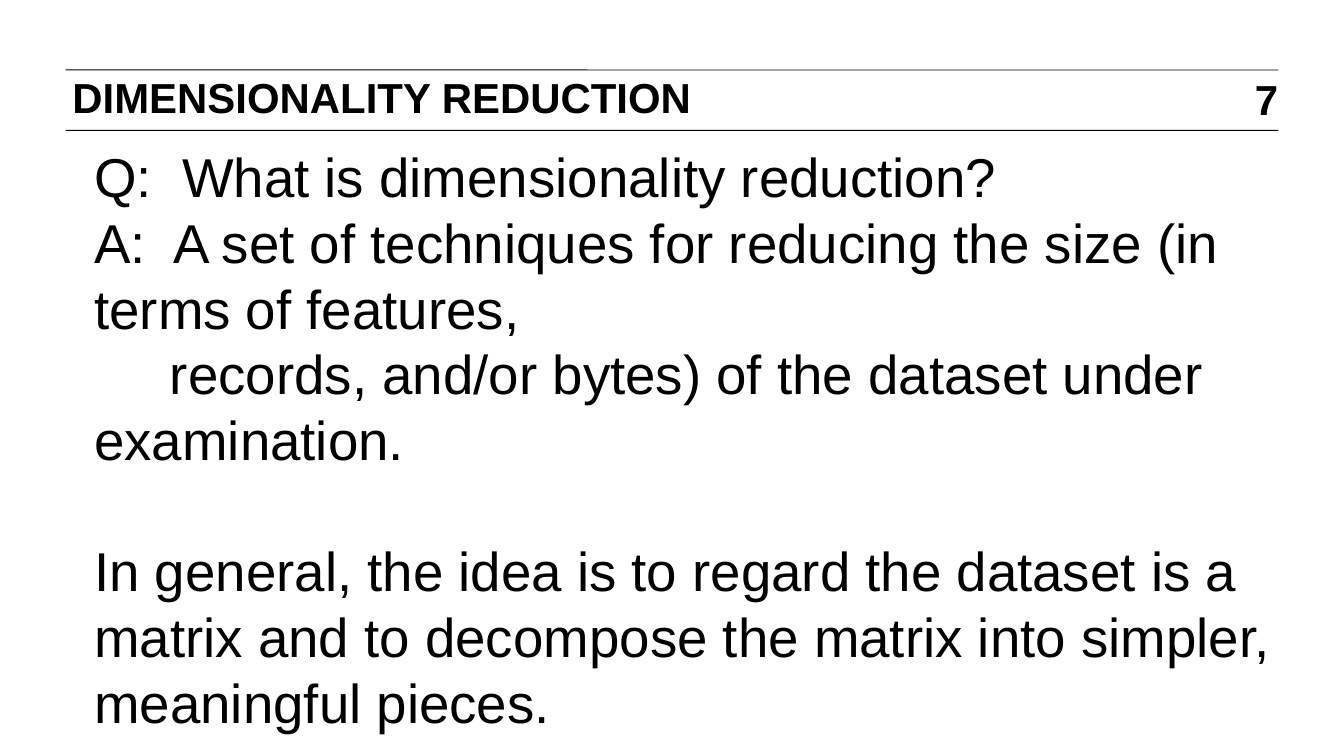
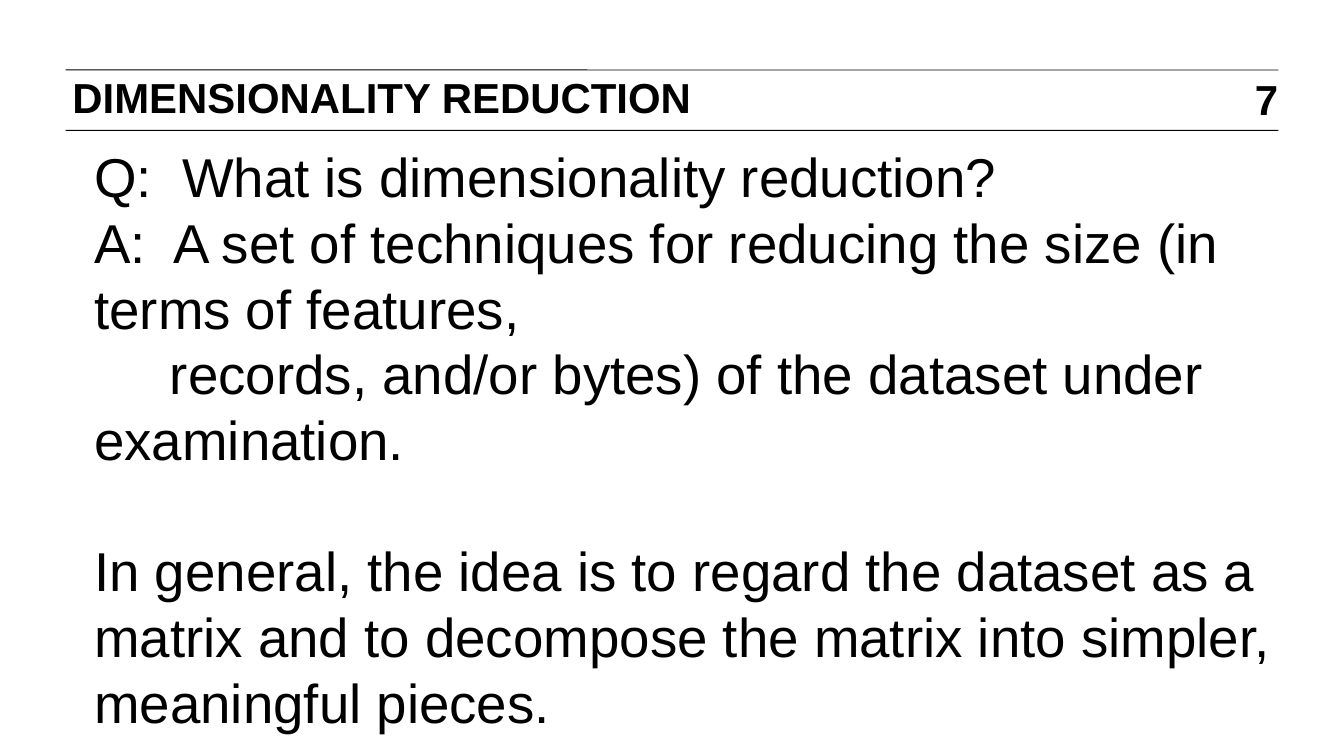
Before and after one commit to ajschumacher/gadsdc, a slide deck: slide 7 of 18-dim_reduc/slides.pptx. Drawn at 1344x755 pixels with LibreOffice and Linux fonts; fonts in the diff are those of the drawing. Boxes give left, top, right and bottom in pixels: in the first picture for what was removed or moved away, otherwise in the second. Text is boxed around its words. In the diff, an @@ line names an element or a change of style, - is before the commit and + after.

```diff
--- a/18-dim_reduc/slides.pptx
+++ b/18-dim_reduc/slides.pptx
@@ text at [94,551,1269,733]: text changed @@
-In general, the idea is to regard the dataset is a matrix and to decompose the matrix into simpler, meaningful pieces.
+In general, the idea is to regard the dataset as a matrix and to decompose the matrix into simpler, meaningful pieces.
```
Also in this commit, not shown: 1 other slide changed, 2 slides removed, 1 other file.
